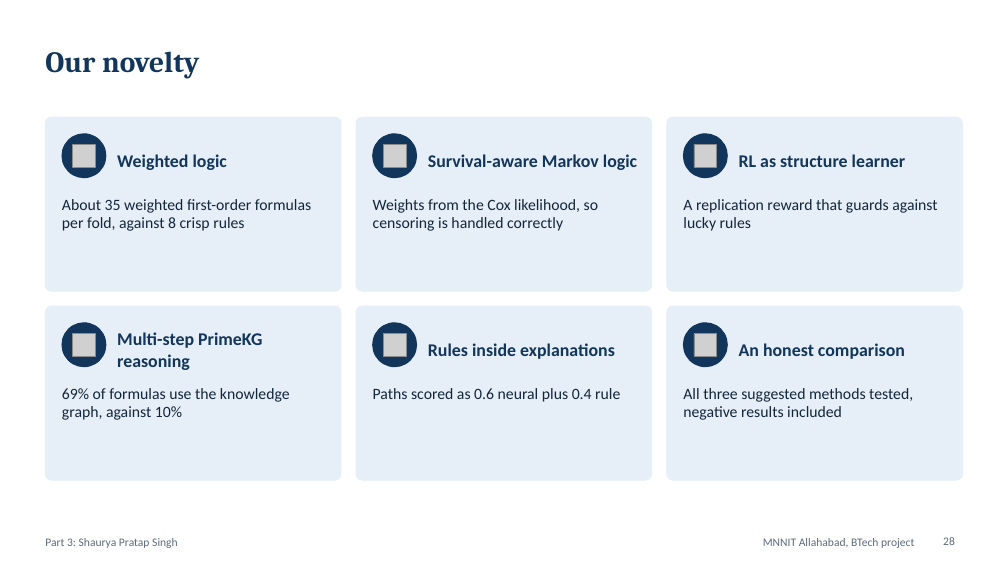
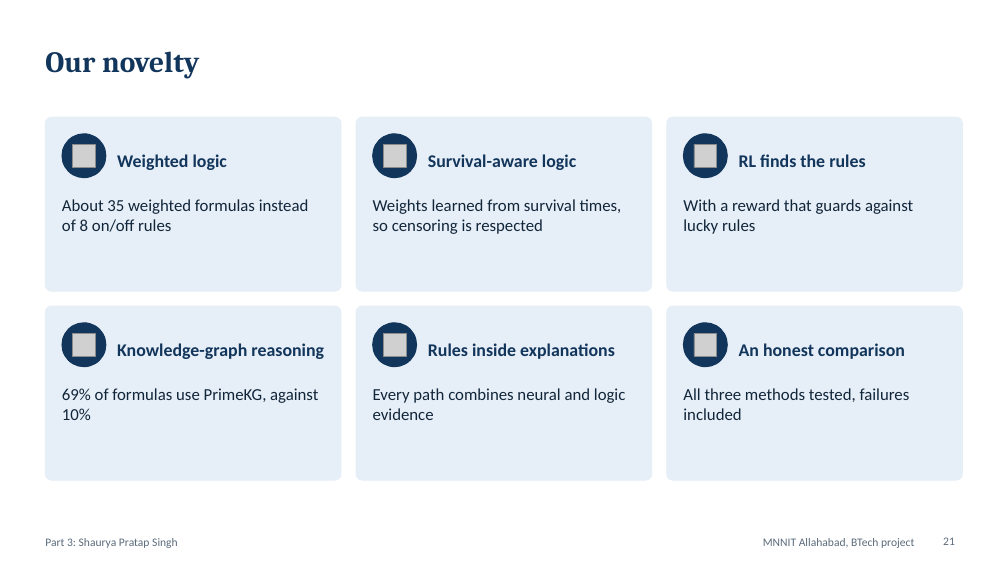
Before and after one commit to shauryasf/primekg-patient-reasoning, a slide deck: slide 21 of presentation/BRCA_Neurosymbolic_Panel_Deck.pptx (slide 28 before the commit). Drawn at 1008x567 pixels with LibreOffice and Linux fonts; fonts in the diff are those of the drawing; grey boxes stand for pictures. Boxes give left, top, right and bottom in pixels: in the first picture for what was removed or moved away, otherwise in the second. Text is boxed around its words. In the diff, an @@ line names an element or a change of style, - is before the commit and + after.

```diff
--- a/presentation/BRCA_Neurosymbolic_Panel_Deck.pptx
+++ b/presentation/BRCA_Neurosymbolic_Panel_Deck.pptx
@@ text at (428,154,576,170): text changed @@
-Survival-aware Markov logic
+Survival-aware logic
@@ text at (739,154,865,167): text changed @@
-RL as structure learner
+RL finds the rules
@@ text at (62,199,309,232): text changed; size 15 to 16 pt @@
-About 35 weighted first-order formulas per fold, against 8 crisp rules
+About 35 weighted formulas instead of 8 on/off rules
@@ text at (373,199,622,234): text changed; size 15 to 16 pt @@
-Weights from the Cox likelihood, so censoring is handled correctly
+Weights learned from survival times, so censoring is respected
@@ text at (683,199,913,234): text changed; size 15 to 16 pt @@
-A replication reward that guards against lucky rules
+With a reward that guards against lucky rules
@@ text at (117,343,324,359): text changed @@
-Multi-step PrimeKG reasoning
+Knowledge-graph reasoning
@@ text at (62,388,318,420): text changed; size 15 to 16 pt @@
-69% of formulas use the knowledge graph, against 10%
+69% of formulas use PrimeKG, against 10%
@@ text at (373,388,625,420): text changed; size 15 to 16 pt @@
-Paths scored as 0.6 neural plus 0.4 rule
+Every path combines neural and logic evidence
@@ text at (683,388,910,420): text changed; size 15 to 16 pt @@
-All three suggested methods tested, negative results included
+All three methods tested, failures included
@@ page number at (943,537,955,545): text changed @@
-28
+21
```
Also in this commit, not shown: 14 other slides changed, 13 slides added, 23 slides removed, 27 other files.
